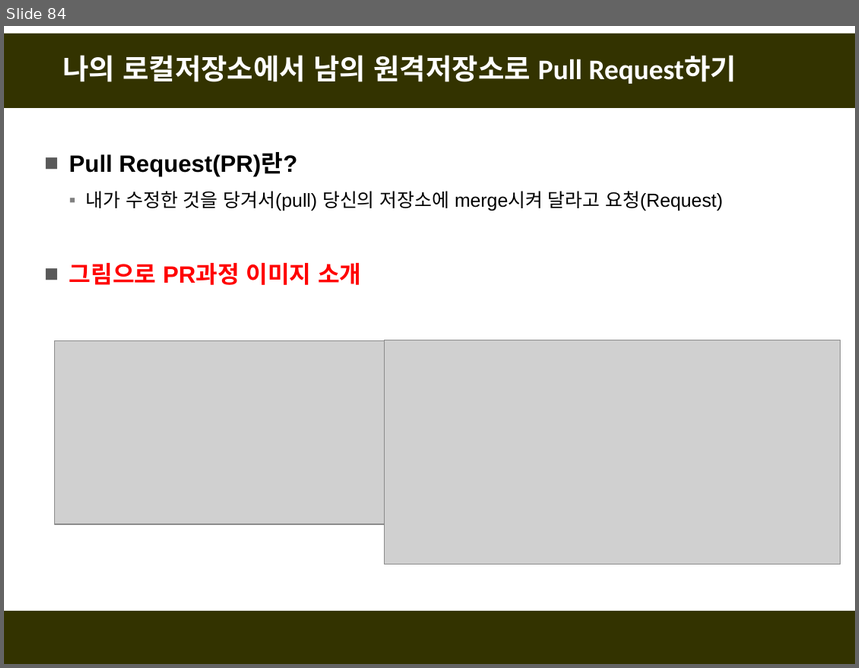
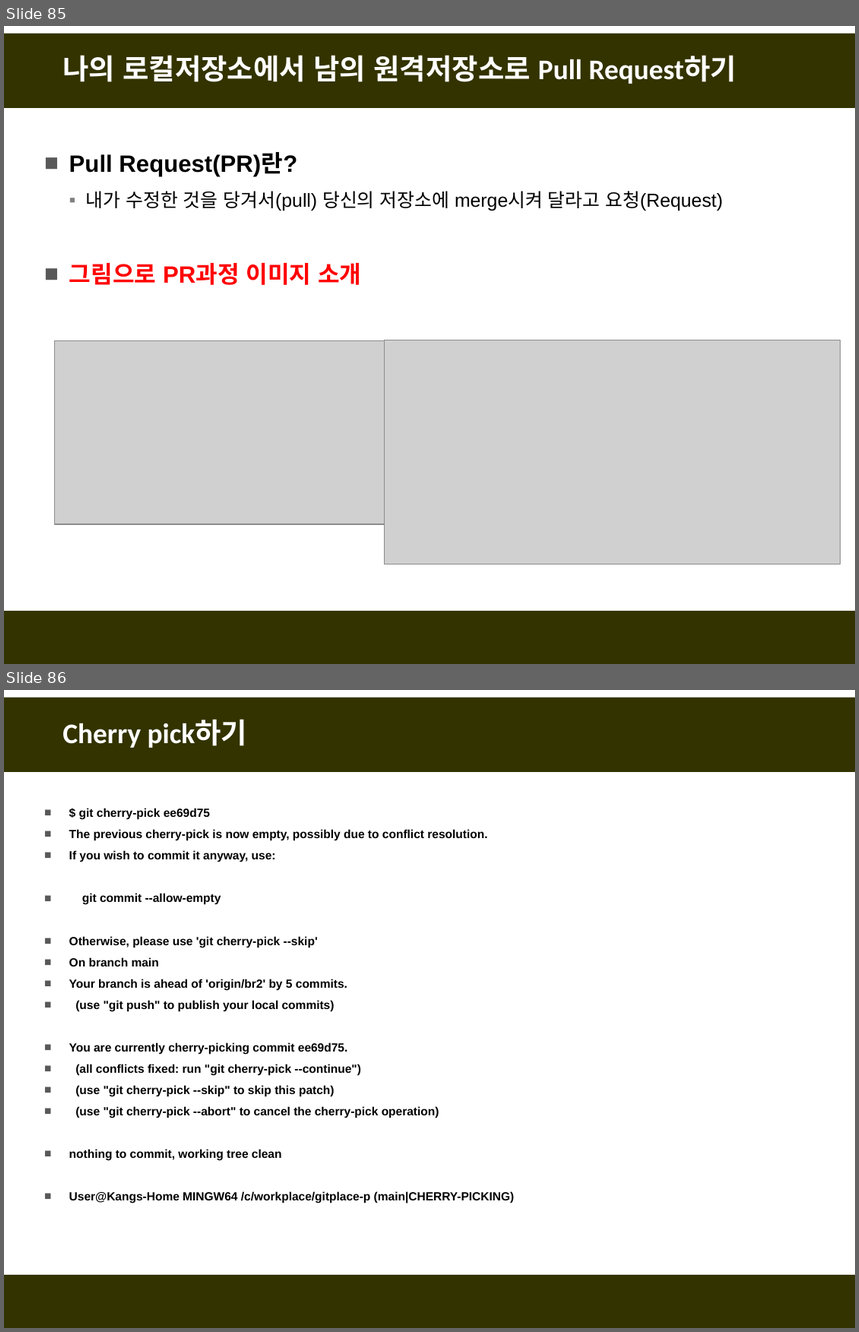
Before and after one commit to fasthill/github-lecture, a slide deck: git및github첫걸음3-원격저장소이용.pptx. Shown one above the other, each under a label of ours: slide 84 before the commit, slides 85 and 86 after it. The pictures are 859x668 and 859x1332 pixels, drawn with LibreOffice and Linux fonts; fonts in the diff are those of the drawing; grey boxes stand for pictures. Boxes give left, top, right and bottom in pixels: in the first picture for what was removed or moved away, otherwise in the second. Text is boxed around its words. In the diff, an @@ line names an element or a change of style, - is before the commit and + after.

```diff
--- a/git및github첫걸음3-원격저장소이용.pptx
+++ b/git및github첫걸음3-원격저장소이용.pptx
@@ slide 86 added at (4,690,855,1328), background #FFFFFF; not listed: 2 template elements that a slide beside it also shows @@
@@ title added at (63,720,248,748), 24 pt, text #FFFFFF, bold @@
+Cherry pick하기
@@ text added at (69,808,515,1203), 10 pt, text #000000, bold @@
+■ $ git cherry-pick ee69d75
+■ The previous cherry-pick is now empty, possibly due to conflict resolution.
+■ If you wish to commit it anyway, use:
+■ git commit --allow-empty
+■ Otherwise, please use 'git cherry-pick --skip'
+■ On branch main
+■ Your branch is ahead of 'origin/br2' by 5 commits.
+■ (use "git push" to publish your local commits)
+■ You are currently cherry-picking commit ee69d75.
+■ (all conflicts fixed: run "git cherry-pick --continue")
+■ (use "git cherry-pick --skip" to skip this patch)
+■ (use "git cherry-pick --abort" to cancel the cherry-pick operation)
+■ nothing to commit, working tree clean
+■ User@Kangs-Home MINGW64 /c/workplace/gitplace-p (main|CHERRY-PICKING)
@@ what was slide 84 is now slide 85 @@
```
Also in this commit, not shown: 7 slides changed, 2 other slides added.
